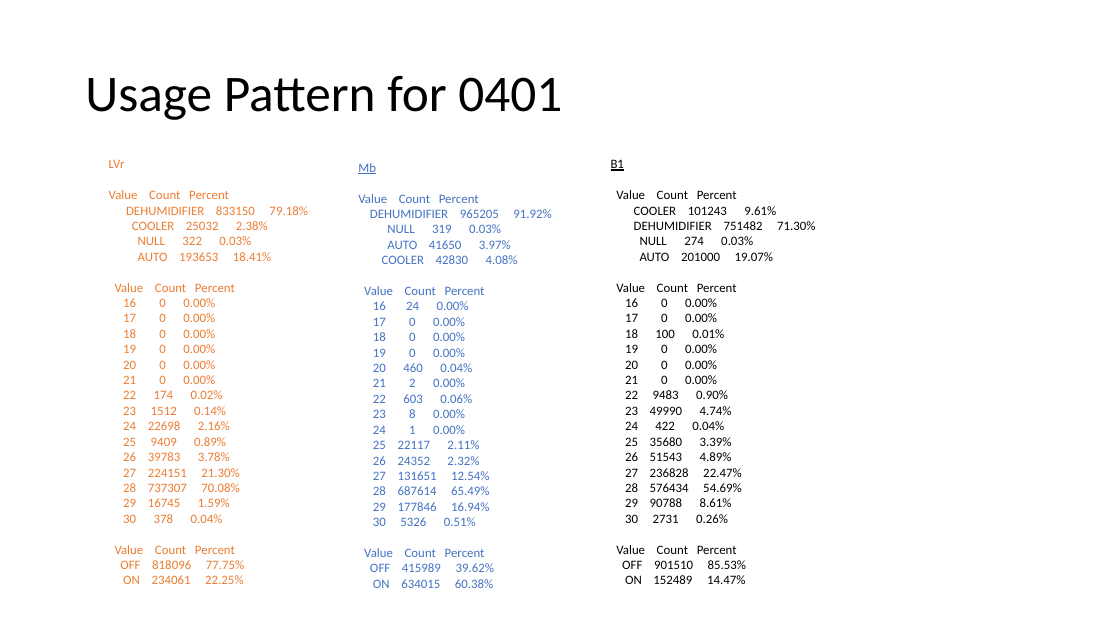
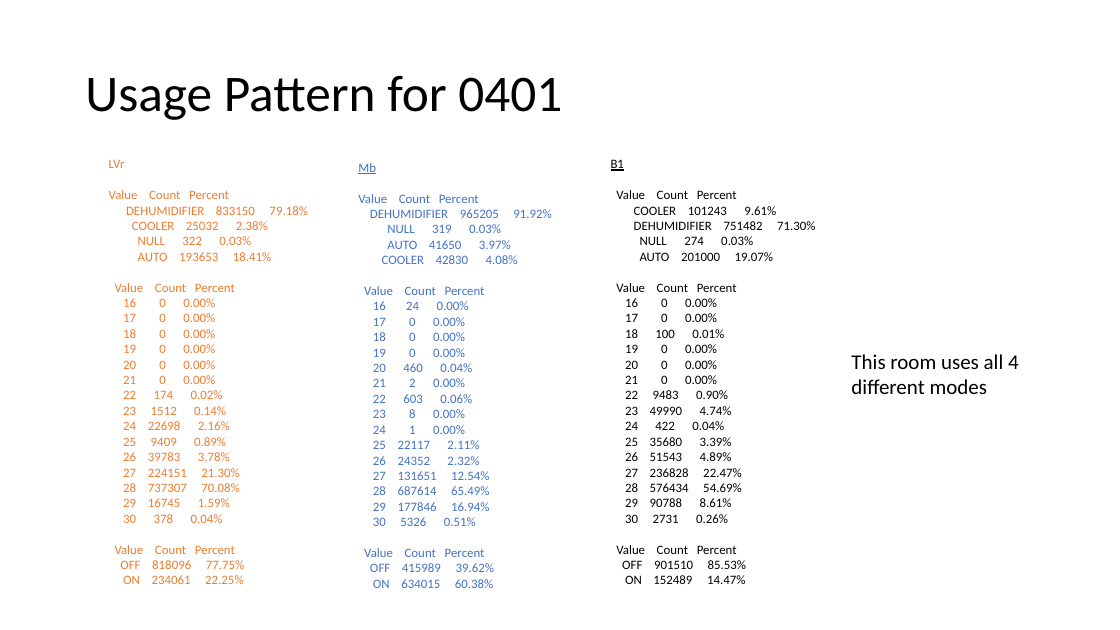
Before and after one commit to dragonheat123/mutli_split, a slide deck: slide 4 of 10 mins Prediction on 2016ACdata using LSTM-RNN.pptx. Drawn at 1120x630 pixels with LibreOffice and Linux fonts; fonts in the diff are those of the drawing. Boxes give left, top, right and bottom in pixels: in the first picture for what was removed or moved away, otherwise in the second. Text is boxed around its words. In the diff, an @@ line names an element or a change of style, - is before the commit and + after.

```diff
--- a/10 mins Prediction on 2016ACdata using LSTM-RNN.pptx
+++ b/10 mins Prediction on 2016ACdata using LSTM-RNN.pptx
@@ text added at bbox=[851, 354, 1019, 394], 18 pt, text #000000 @@
+This room uses all 4 different modes
```
Also in this commit, not shown: 3 other slides changed, 4 slides added, 1 slide removed, 2 other files.
